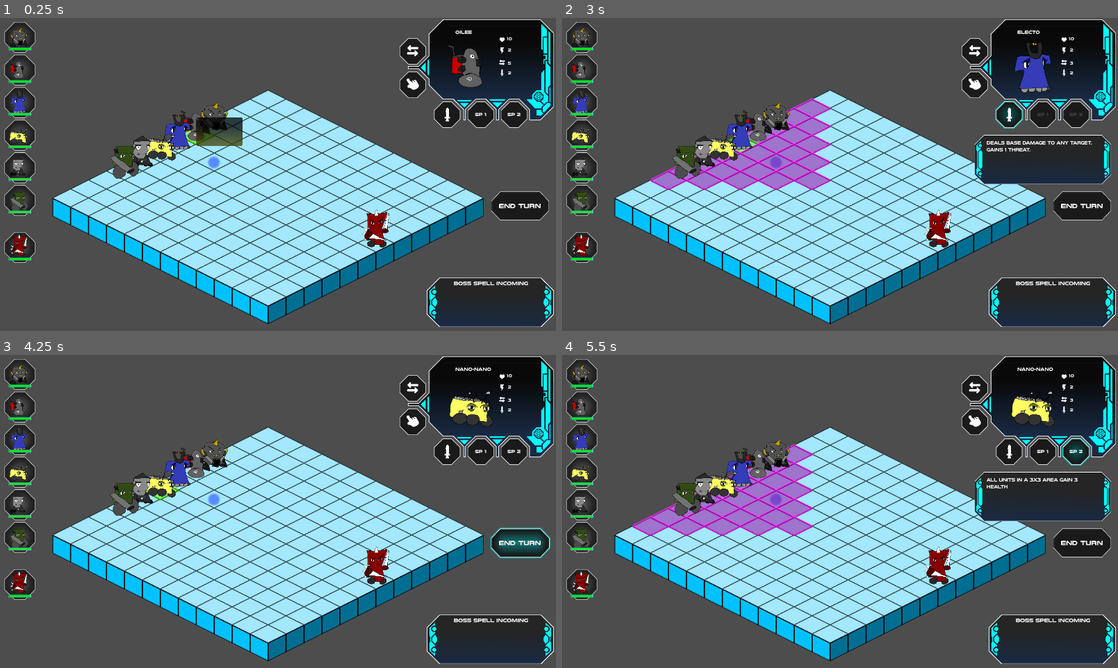
Above: before the commit, frames 1-4 (two rows, left to right).
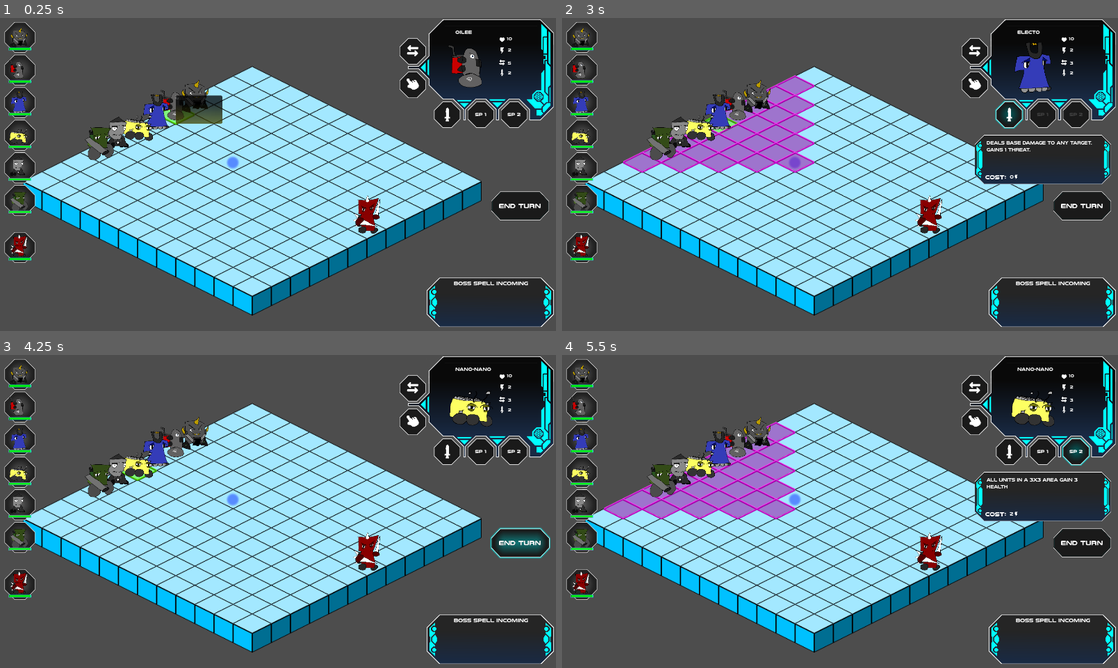
Above: after the commit, the same moments.

Repository: ScottHo/tactics
Game: Godot game, scene res://level.tscn
Two runs of this game, one before a commit and one after it. Both use one fixed random seed, a clock stepped at 60 frames per second and the inputs below.
Inputs (mouse positions are in pixels of both pictures, inside the frame that each line leads up to):
- Up to frame 1 (0.25 s): no input
- Up to frame 2 (3 s): click "End Turn" at 0.5 s; click (973, 52) at 1.25 s; click (973, 83) at 2 s; click (1006, 115) at 2.75 s
- Up to frame 3 (4.25 s): click "End Turn" at 3.5 s
- Up to frame 4 (5.5 s): click "SP 1" at 4.25 s; click "SP 2" at 5 s

The runs differ from the first frame. In frame 1, 20% of the frame differs, in the area x 4-87%, y 15-98%; in frame 2, 21%; in frame 3, 20%; in frame 4, 21%.

Commit message:
Add hover descriptions for attacks

Diff:
--- a/ActionFactory.gd
+++ b/ActionFactory.gd
@@ -31,7 +31,7 @@
     var effect = func (user: Entity, targets: Array):
         user.immune_count = 1
         return
-    var d = "Target self to be completely immune for 1 damage instance until the next turn"
+    var d = "Target self to be completely immune for one damage instance until the next turn"
     _add_test_action(ent, "Take Cover", d, 0, true, 2, [], effect, false, type)
     return
 
--- a/Entity.gd
+++ b/Entity.gd
@@ -41,13 +41,22 @@
 var shield_value: int
 
 func get_damage() -> int:
-    return damage + damage_modifier
+    var ret = damage + damage_modifier
+    if ret < 0:
+        ret = 0
+    return ret
 
 func get_movement() -> int:
-    return movement + movement_modifier + move_buff_value - move_debuff_value
+    var ret = movement + movement_modifier + move_buff_value - move_debuff_value
+    if ret < 0:
+        ret = 0
+    return ret
 
 func get_speed() -> int:
-    return speed + speed_modifier
+    var ret = speed + speed_modifier
+    if ret < 0:
+        ret = 0
+    return ret
 
 func get_armor() -> int:
     return armor + armor_modifier - weakness_value + shield_value
@@ -123,6 +132,7 @@
     return
 
 func add_iteractable(inter: Interactable):
+    interactable = inter
     sprite.add_interactable(inter)
     return
 
--- a/InteractService.gd
+++ b/InteractService.gd
@@ -30,8 +30,26 @@
         match event.button_index:
             MOUSE_BUTTON_LEFT:
                 var _inter: Interactable = _state.interactable_on_tile(_target)
-                if _inter == null:
+                if _inter == null and _entity.interactable == null:
                     print("Could not find interactable")
+                    return
+                if _inter == null and _entity.interactable != null:
+                    print("Attempting to place interactable at " + str(_target))
+                    if _state.entity_on_tile(_target):
+                        return
+                    _inter = _entity.interactable
+                    _state.add_interactable(_inter)
+                    _inter.sprite.get_parent().remove_child(_inter.sprite)
+                    $"..".add_child(_inter.sprite)
+                    _inter.sprite.global_position = tileMap.pointToGlobal(_target)
+                    _inter.sprite.scale = _inter.sprite.scale*2
+                    _inter.location = _target
+                    _inter.drop_effect.call(_entity)
+
+                    _entity.interactable = null
+                    print("Interactable placed")
+                    interactDone.emit()
+                    finish()
                     return
                 if _entity.interactable != null and _inter.storable:
                     print("Already has item")
--- a/Interactable.gd
+++ b/Interactable.gd
@@ -3,6 +3,7 @@
 var display_name: String
 var description: String
 var effect: Callable
+var drop_effect: Callable
 var repeated_effect: Callable
 var storable: bool
 var location: Vector2i
--- a/level.gd
+++ b/level.gd
@@ -105,15 +105,23 @@
 
     var _inter = Interactable.new()
     _inter.display_name = "Test"
-    _inter.description = "Test Interactable Description"
+    _inter.description = "Blue Orb Buff Thing
+Pick up for +4 damage, but -4 movement"
     _inter.effect = func (user: Entity):
-        print("on pick up")
-        return
+        user.damage_modifier += 4
+        user.movement_modifier -= 4
+        return
+
+    _inter.drop_effect = func (user: Entity):
+        user.damage_modifier -= 4
+        user.movement_modifier += 4
+        return
+
     _inter.repeated_effect = func (user: Entity):
         print("repeat")
         return
     _inter.storable = true
-    _inter.location = Vector2i(2,2)
+    _inter.location = Vector2i(4,2)
     var sprite: Sprite2D  = Sprite2D.new()
     sprite.texture = load("res://Assets/blue_orb.png")
     sprite.scale = Vector2(.5, .5)
@@ -162,6 +170,8 @@
         currentEntity().loseThreat(1)
         _is_ai_turn = false
         menuService.enableAllButtons()
+        if currentEntity().get_movement() == 0:
+            menuService.disableMovesButton()
     else:
         _is_ai_turn = true
         menuService.disableAllButtons()
@@ -169,6 +179,8 @@
     update_character_menu()
     menuService.showCurrentTurn(current_turn_id)
     return
+
+
 
 func startAnimationDelay(delay: float):
     _do_animation_delay = delay
@@ -252,7 +264,8 @@
     return
 
 func resetPlayerServices():
-    menuService.show_description(false)
+    menuService.force_show_description = false
+    menuService.show_description(false, null)
     moveService.finish()
     actionService.finish()
     interactService.finish()
@@ -297,7 +310,6 @@
     if not on:
         return
     interactService.start(currentEntity())
-    menuService.set_description_text("Interact with objects")
     return
 
 func interactDone():
@@ -312,15 +324,8 @@
     if not on:
         return
     actionService.start(currentEntity(), action_type)
-    var d = ""
-    if action_type == ActionType.ATTACK:
-        d = currentEntity().attack.description
-    if action_type == ActionType.ACTION1:
-        d = currentEntity().action1.description
-    if action_type == ActionType.ACTION2:
-        d = currentEntity().action2.description
-    menuService.set_description_text(d)
-    menuService.show_description(true)
+    menuService.force_show_description = true
+    menuService.show_description(true, action_type)
     return
 
 func actionDone():
--- a/level.tscn
+++ b/level.tscn
@@ -23,7 +23,7 @@
 
 [node name="TileMap" type="TileMap" parent="."]
 y_sort_enabled = true
-scale = Vector2(1.55, 1.55)
+scale = Vector2(1.65, 1.65)
 tile_set = ExtResource("2_df7di")
 rendering_quadrant_size = 64
 format = 2
@@ -39,7 +39,7 @@
 
 [node name="HighlightMap" type="TileMap" parent="."]
 y_sort_enabled = true
-scale = Vector2(1.55, 1.55)
+scale = Vector2(1.65, 1.65)
 tile_set = ExtResource("3_ilats")
 rendering_quadrant_size = 64
 format = 2
@@ -48,10 +48,10 @@
 script = ExtResource("4_fv11e")
 
 [node name="Camera2D" type="Camera2D" parent="."]
-position = Vector2(225.778, 157.479)
+position = Vector2(282.411, 217.886)
 
 [node name="MenuService" parent="." instance=ExtResource("7_psia6")]
-position = Vector2(-541.215, -274.528)
+position = Vector2(-484.582, -214.121)
 
 [node name="MoveService" type="Node2D" parent="."]
 script = ExtResource("6_jpms6")
--- a/menu.gd
+++ b/menu.gd
@@ -3,6 +3,9 @@
 var _state: State
 var _button_state_cache: Array
 var _tab_dict: Dictionary = {}
+var _action_descriptions: Dictionary = {}
+var _action_costs: Dictionary = {}
+var force_show_description := false
 signal moveActionInitiate
 signal nextTurnActionInitiate
 signal interactActionInitiate
@@ -19,6 +22,7 @@
 @onready var healthLabel: Label = $CharacterContainer/HealthLabel
 @onready var damageLabel: Label = $CharacterContainer/DamageLabel
 
+
 func _ready():
     nextTurnButton.button_down.connect(func():
         unpress_all_buttons()
@@ -31,17 +35,23 @@
     interactButton.toggled.connect(func(b):
         unpress_all_buttons(interactButton)
         interactActionInitiate.emit(b))
-    attackButton.toggled.connect(func(b):
-        unpress_all_buttons(attackButton)
-        actionInitiate.emit(b, ActionType.ATTACK))
-    action1Button.toggled.connect(func(b):
-        unpress_all_buttons(action1Button)
-        actionInitiate.emit(b, ActionType.ACTION1))
-    action2Button.toggled.connect(func(b):
-        unpress_all_buttons(action2Button)
-        actionInitiate.emit(b, ActionType.ACTION2))
+
+    setup_action_button(attackButton, ActionType.ATTACK)
+    setup_action_button(action1Button, ActionType.ACTION1)
+    setup_action_button(action2Button, ActionType.ACTION2)
+
     cache_button_states()
     _tab_dict = {}
+    return
+
+func setup_action_button(button: Button, action_type):
+    button.toggled.connect(func(b):
+        unpress_all_buttons(button)
+        actionInitiate.emit(b, action_type))
+    button.mouse_entered.connect(func():
+        show_description(true, action_type))
+    button.mouse_exited.connect(func():
+        show_description(false, action_type))
     return
 
 func setState(state: State):
@@ -99,13 +109,24 @@
         if entity.action2.cost <= entity.energy:
             action2Button.disabled = false
         updateEntityInfo(entity)
+        setup_action_descriptions(entity)
+
     else:
         currentEnergy.text = "-"
         healthLabel.text = str(entity.health)
 
-    show_description(false)
+    show_description(false, null)
     $CharacterContainer/CharacterSprite.texture = entity.sprite.texture_resource()
     $CharacterContainer/CharacterSprite.scale = entity.sprite.texture_scale()*3.5
+    return
+
+func setup_action_descriptions(entity: Entity):
+    _action_descriptions[ActionType.ATTACK] = entity.attack.description
+    _action_descriptions[ActionType.ACTION1] = entity.action1.description
+    _action_descriptions[ActionType.ACTION2] = entity.action2.description
+    _action_costs[ActionType.ATTACK] = entity.attack.cost
+    _action_costs[ActionType.ACTION1] = entity.action1.cost
+    _action_costs[ActionType.ACTION2] = entity.action2.cost
     return
 
 func updateEntityInfo(entity):
@@ -187,10 +208,6 @@
     $MechanicContainer/MechanicLabel.text = t
     return
 
-func set_description_text(t):
-    $DescriptionContainer/DescriptionLabel.text = t
-    return
-
 func win():
     disableActionButtons()
     $GameOverLabel.text = "You win!"
@@ -201,6 +218,13 @@
     $GameOverLabel.text = "You lose!"
     return
 
-func show_description(show):
+func show_description(show, action_type):
+    if force_show_description:
+        show = true
+    if not _action_descriptions.has(action_type):
+        show = false
+    if show:
+        $DescriptionContainer/DescriptionLabel.text = _action_descriptions[action_type]
+        $DescriptionContainer/DescriptionCost.text = str(_action_costs[action_type])
     $DescriptionContainer.visible = show
     return
--- a/menu.tscn
+++ b/menu.tscn
@@ -125,10 +125,32 @@
 offset_left = 32.6289
 offset_top = 14.4865
 offset_right = 342.629
-offset_bottom = 124.486
+offset_bottom = 84.4865
 theme_override_font_sizes/font_size = 12
 text = "No Action Selected."
 autowrap_mode = 2
+
+[node name="DescriptionCost" type="Label" parent="DescriptionContainer"]
+offset_left = 97.4044
+offset_top = 107.604
+offset_right = 98.4044
+offset_bottom = 123.604
+theme_override_font_sizes/font_size = 12
+text = "5"
+autowrap_mode = 2
+
+[node name="Label" type="Label" parent="DescriptionContainer"]
+layout_mode = 0
+offset_left = 29.1353
+offset_top = 106.476
+offset_right = 88.1353
+offset_bottom = 127.476
+text = "Cost:"
+
+[node name="Sprite2D" type="Sprite2D" parent="DescriptionContainer"]
+position = Vector2(114.617, 116.231)
+scale = Vector2(0.3, 0.3)
+texture = ExtResource("9_vl4vh")
 
 [node name="TurnButton" type="Button" parent="."]
 offset_left = 1350.73
